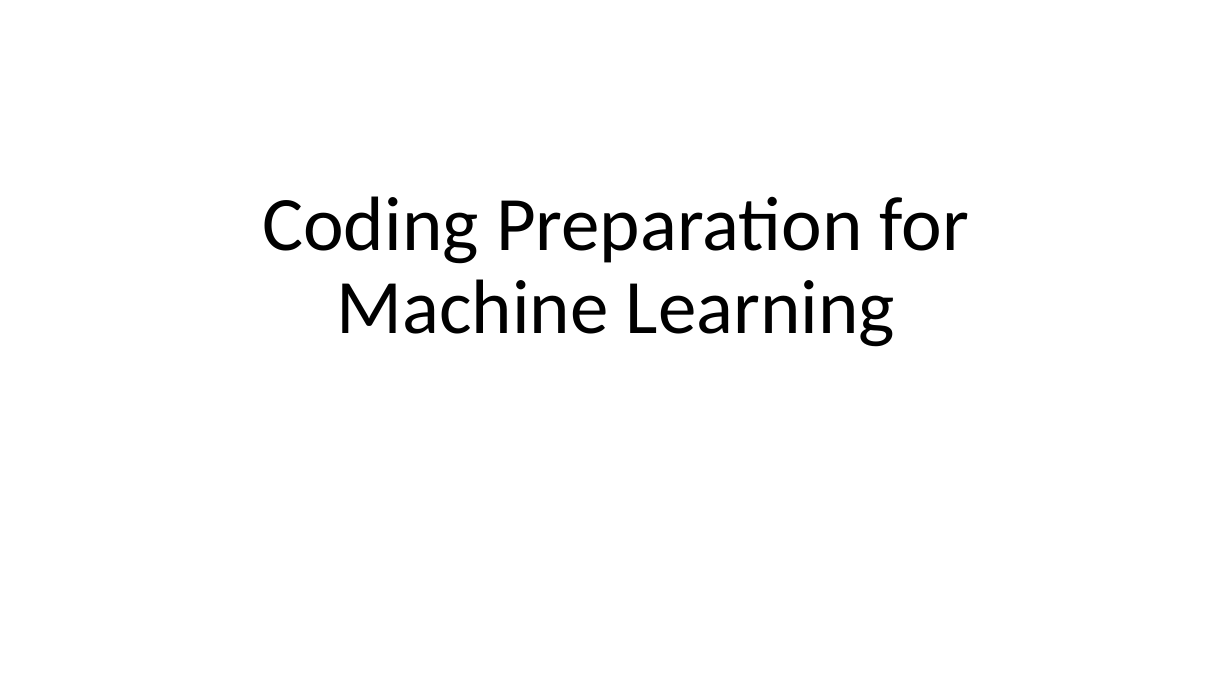
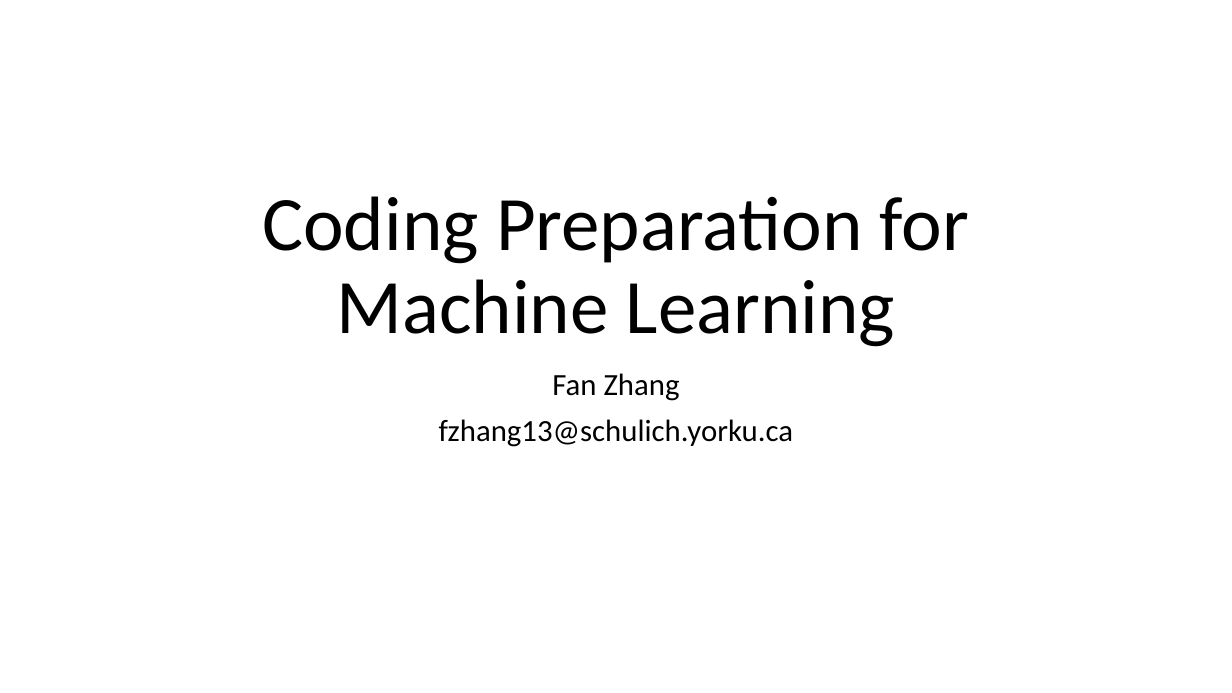
Before and after one commit to senine/workshop, a slide deck: slide 1 of Intro.pptx. Drawn at 1232x693 pixels with LibreOffice and Linux fonts; fonts in the diff are those of the drawing. Boxes give left, top, right and bottom in pixels: in the first picture for what was removed or moved away, otherwise in the second. Text is boxed around its words. In the diff, an @@ line names an element or a change of style, - is before the commit and + after.

```diff
--- a/Intro.pptx
+++ b/Intro.pptx
@@ subtitle added at (439,373,793,447), 24 pt, text #000000 @@
+Fan Zhang
+fzhang13@schulich.yorku.ca
```
Also in this commit, not shown: 2 other slides changed, 2 slides added, 1 slide removed, 9 other files.
